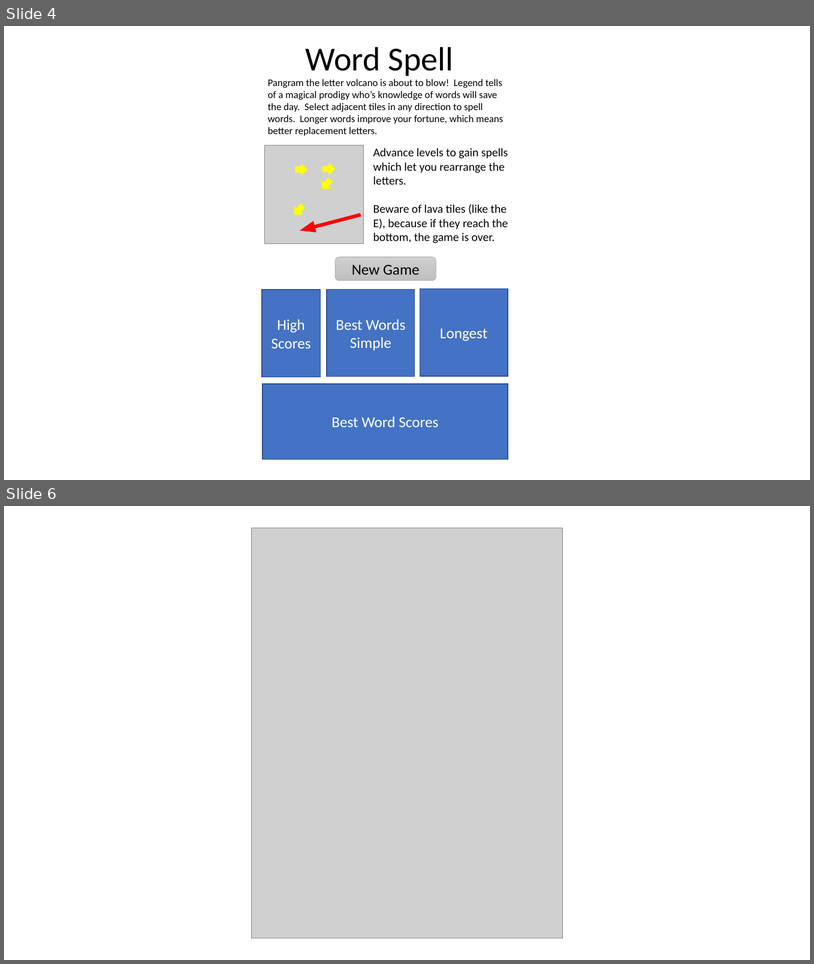
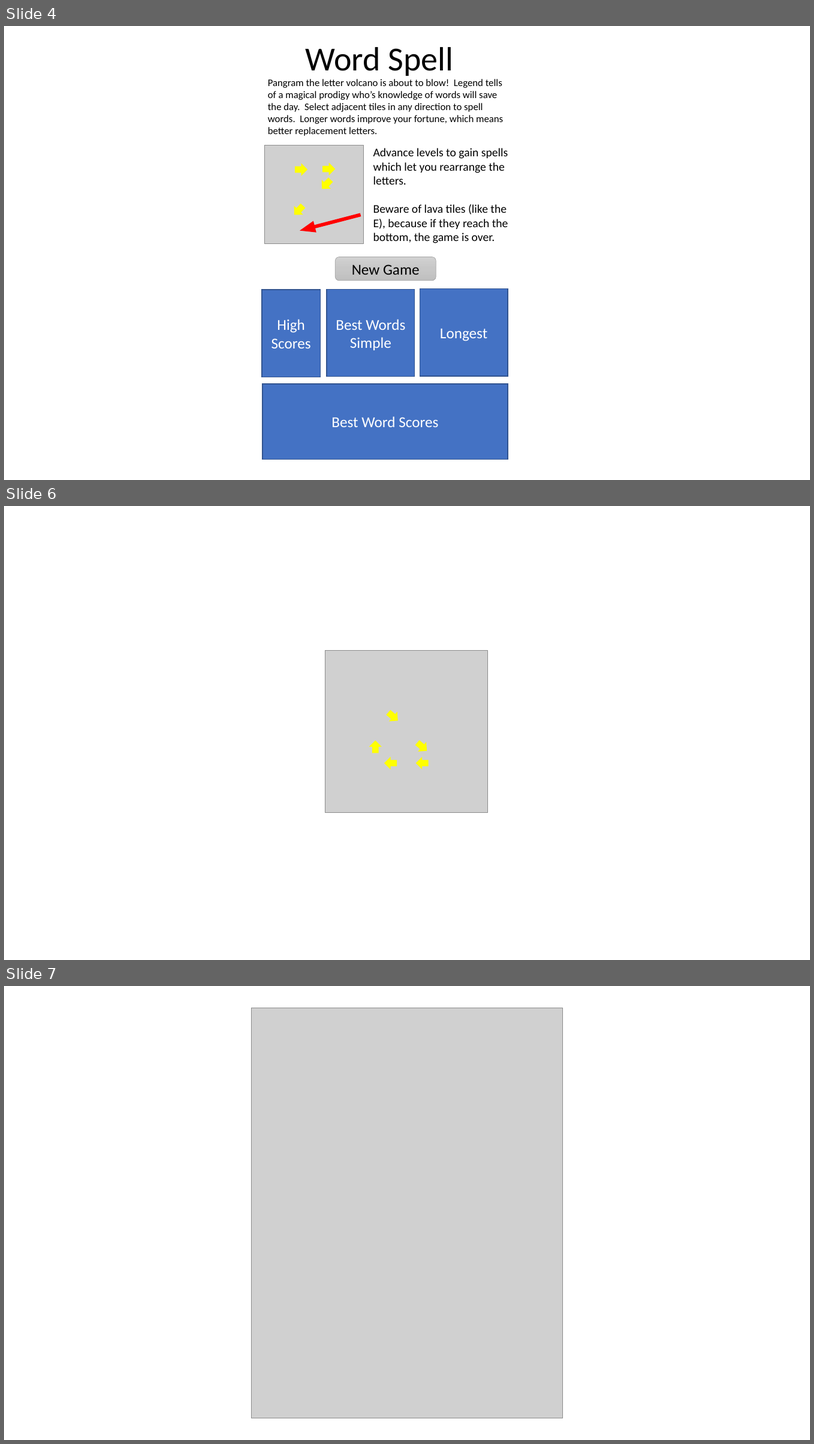
Before and after one commit to paulelong/Rivers, a slide deck: Art/StartPageMockup.pptx. Shown one above the other, each under a label of ours: slides 4 and 6 before the commit, slides 4, 6 and 7 after it; the slides between them are not shown. The pictures are 814x964 and 814x1444 pixels, drawn with LibreOffice and Linux fonts; fonts in the diff are those of the drawing; grey boxes stand for pictures. Boxes give left, top, right and bottom in pixels: in the first picture for what was removed or moved away, otherwise in the second. Text is boxed around its words. In the diff, an @@ line names an element or a change of style, - is before the commit and + after.

```diff
--- a/Art/StartPageMockup.pptx
+++ b/Art/StartPageMockup.pptx
@@ slide 6 added at (4, 506, 810, 960), background #FFFFFF @@
@@ picture added at (326, 651, 489, 812) @@
@@ right arrow added at (384, 707, 402, 725), fill #FFFF00 @@
@@ right arrow added at (413, 738, 431, 756), fill #FFFF00 @@
@@ right arrow added at (369, 740, 382, 753), fill #FFFF00 @@
@@ right arrow added at (384, 756, 397, 769), fill #FFFF00 @@
@@ right arrow added at (416, 756, 429, 769), fill #FFFF00 @@
@@ what was slide 6 is now slide 7 @@
```
Also in this commit, not shown: 1 slide changed, 2 other slides added, 1 other file.
